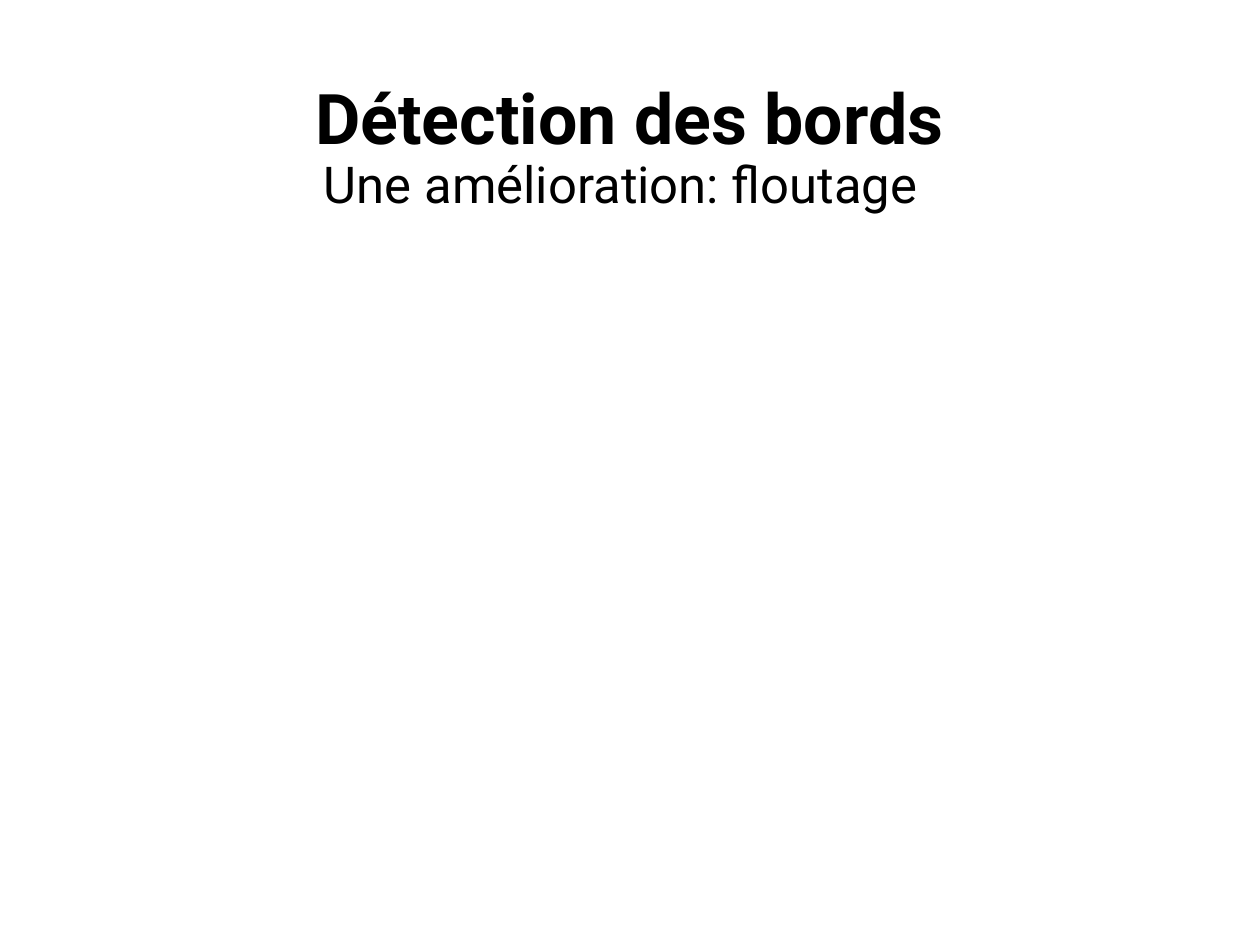
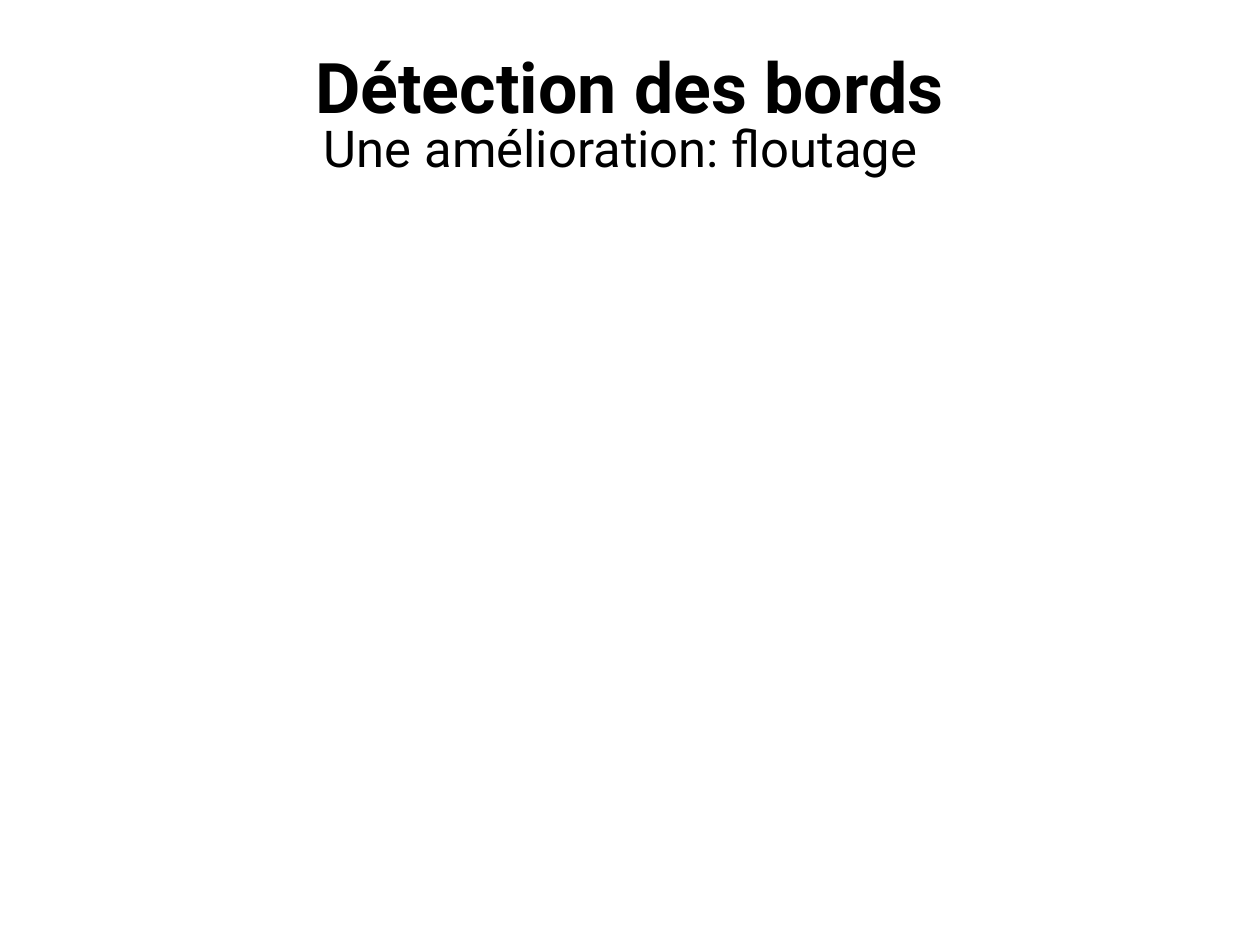
Before and after one commit to ewen-lbh/bone-fracture-detection, a slide deck: slide 7 of slides/mpsi/slides.odp. Drawn at 1260x945 pixels with LibreOffice and Linux fonts; fonts in the diff are those of the drawing. Boxes give left, top, right and bottom in pixels: in the first picture for what was removed or moved away, otherwise in the second. Text is boxed around its words. In the diff, an @@ line names an element or a change of style, - is before the commit and + after.

```diff
--- a/slides/mpsi/slides.odp
+++ b/slides/mpsi/slides.odp
@@ title "Détection des bords" rewrapped from [315, 91, 943, 145] to [315, 60, 943, 129] @@
@@ text "Une amélioration: floutage": place and size @@
-text "Une amélioration: floutage" at [324, 164, 917, 214]
+text "Une amélioration: floutage" at [324, 128, 917, 178]
```
Also in this commit, not shown: 3 other slides changed, 5 slides added, 2 slides removed, 2 other files.
